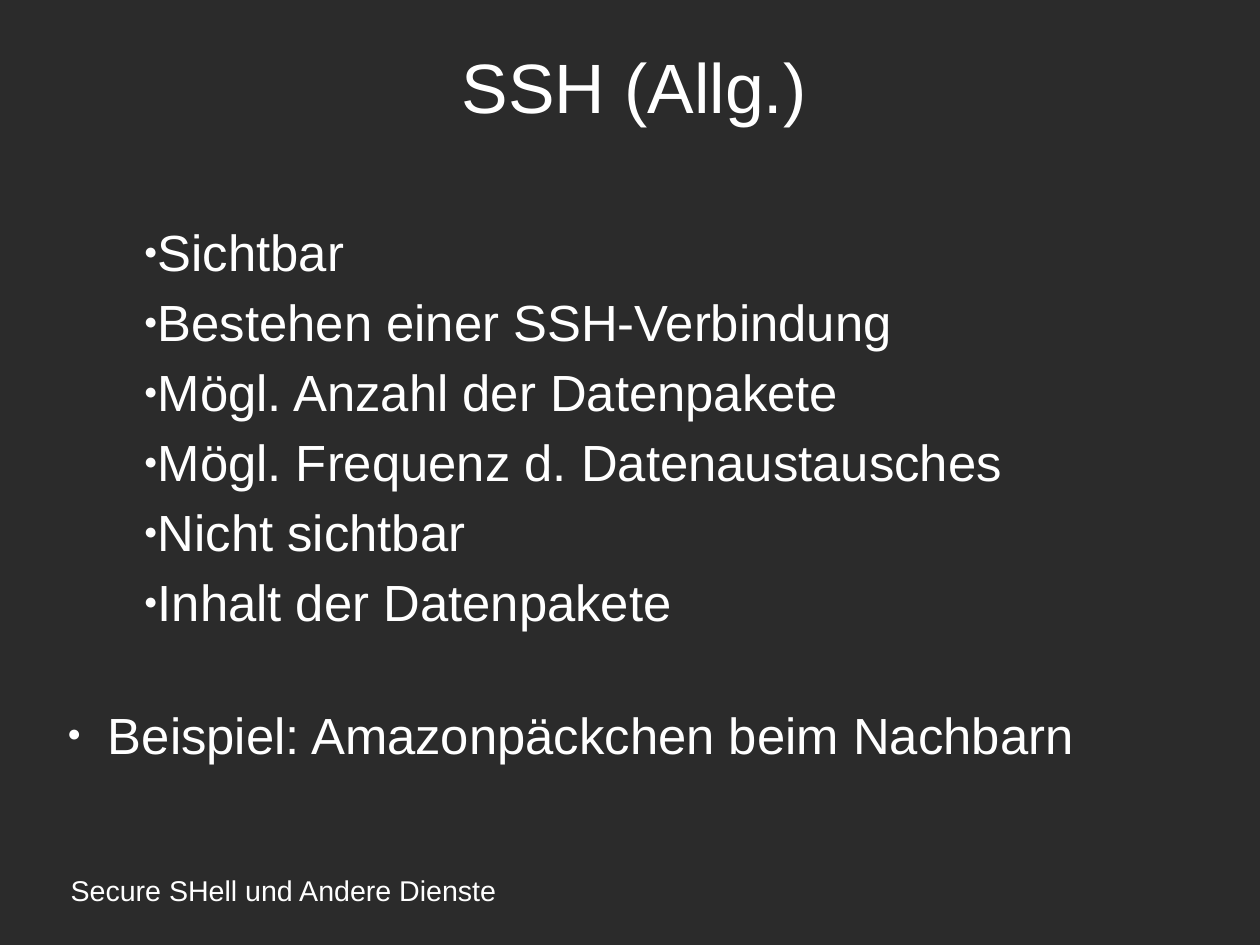
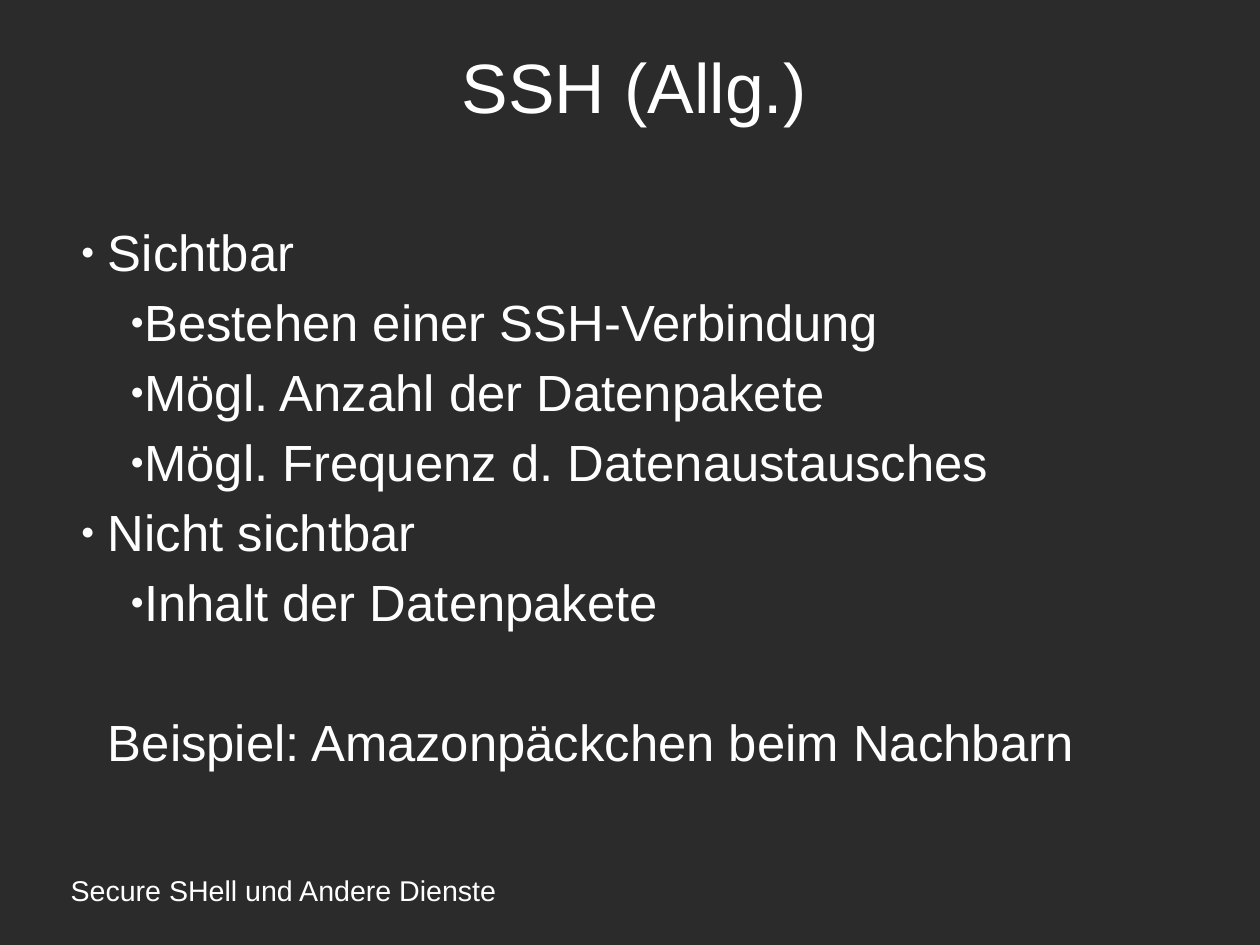
Before and after one commit to amlispolska/SSH-Projekt, a slide deck: slide 15 of ssh-presentation.odp. Drawn at 1260x945 pixels with LibreOffice and Linux fonts; fonts in the diff are those of the drawing; background and template pictures are left out; a plain dark background stands for a picture behind light text. Boxes give left, top, right and bottom in pixels: in the first picture for what was removed or moved away, otherwise in the second. Text is boxed around its words. In the diff, an @@ line names an element or a change of style, - is before the commit and + after.

```diff
--- a/ssh-presentation.odp
+++ b/ssh-presentation.odp
@@ subtitle "Sichtbar" at (x1=108, y1=234, x2=1073, y2=772): list level 2 to 1 in "Sichtbar"; indent changed; list level 2 to 1 in "Nicht sichtbar"; bullet ● to none @@
```
Also in this commit, not shown: 9 other slides changed.
